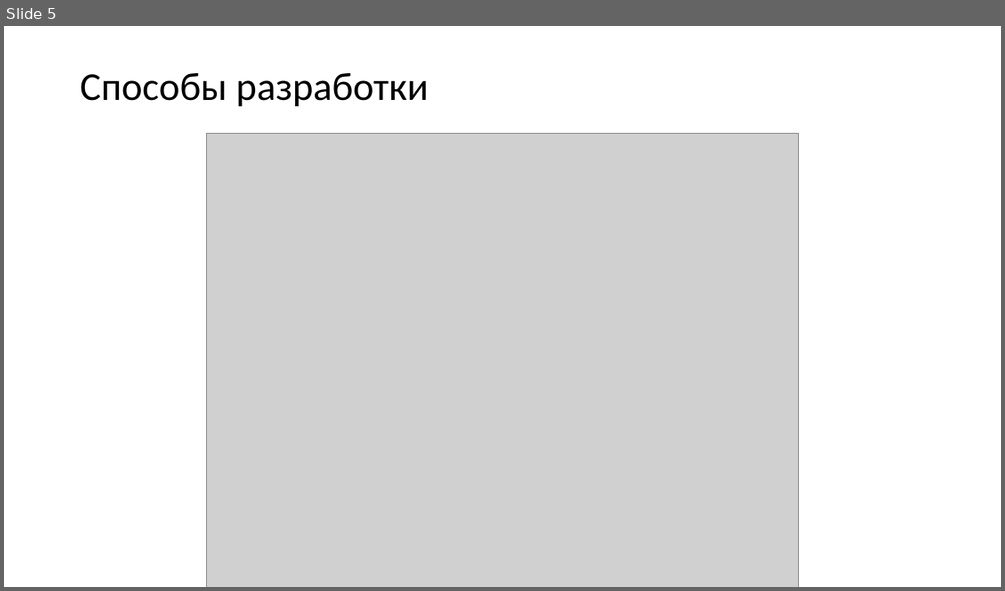
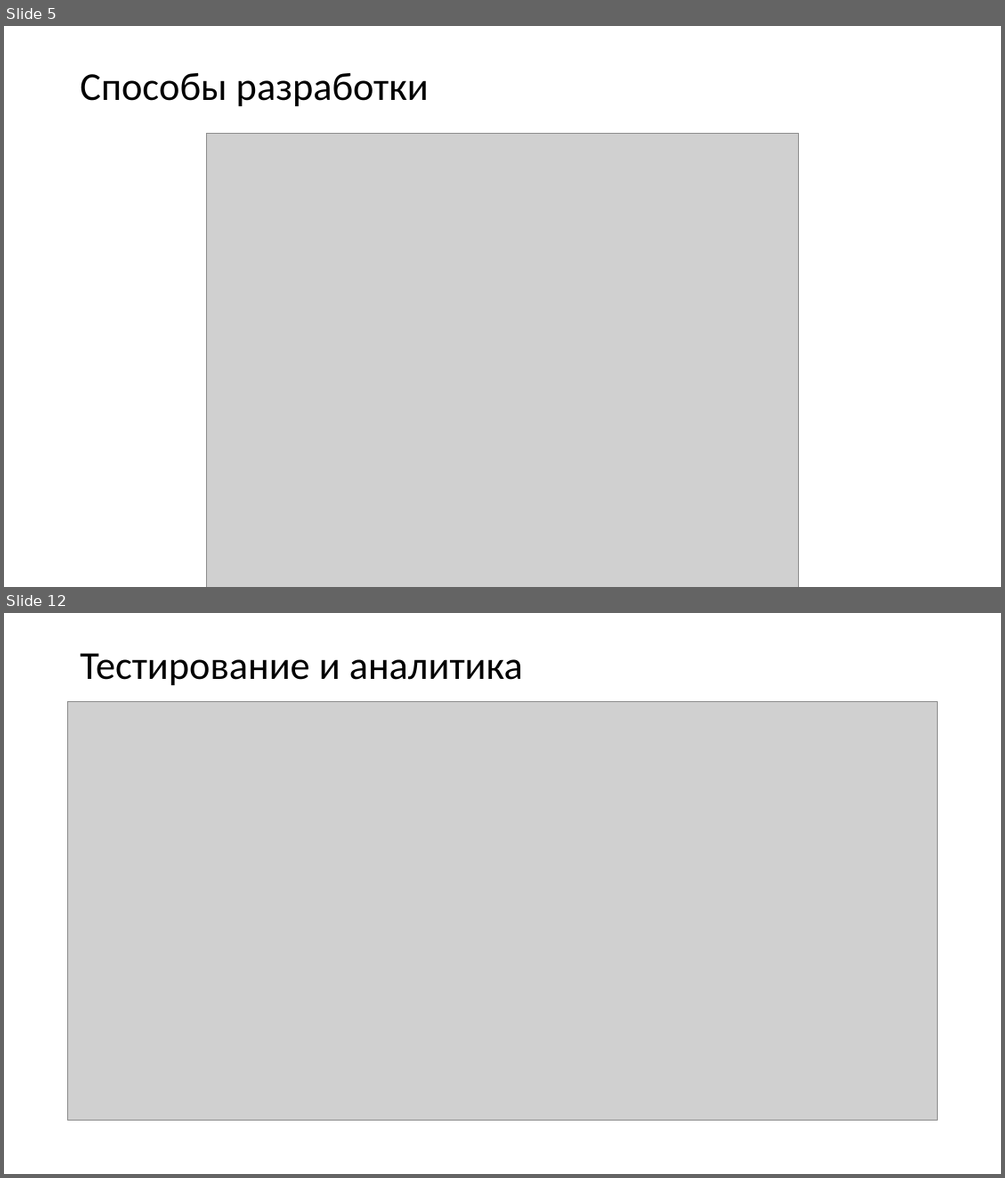
Before and after one commit to ugolnikov/deplom, a slide deck: Защита Диплом - Угольников Д.О..pptx. Shown one above the other, each under a label of ours: slide 5 before the commit, slides 5 and 12 after it; the slides between them are not shown. The pictures are 1005x591 and 1005x1178 pixels, drawn with LibreOffice and Linux fonts; fonts in the diff are those of the drawing; grey boxes stand for pictures. Boxes give left, top, right and bottom in pixels: in the first picture for what was removed or moved away, otherwise in the second. Text is boxed around its words. In the diff, an @@ line names an element or a change of style, - is before the commit and + after.

```diff
--- a/Защита Диплом - Угольников Д.О..pptx
+++ b/Защита Диплом - Угольников Д.О..pptx
@@ slide 12 added at [4,613,1001,1174], background #FFFFFF @@
@@ title added at [80,653,523,685], 38 pt, text #000000 @@
+Тестирование и аналитика
@@ picture added at [67,702,938,1120] @@
```
Also in this commit, not shown: 3 slides changed, 9 other slides added, 1 slide removed, 1 other file.
